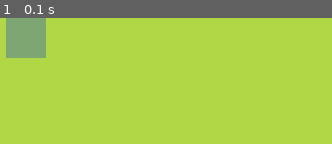
Above: before the commit, frame 1.
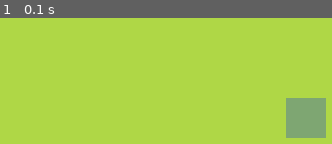
Above: after the commit, the same moment.

Repository: jeanboy44/pygame-snake
Game: pygame game, started from src/app.py
Same seed, same stepped clock (60 frames per second), same inputs: the game is played once before the commit and once after it.
Inputs:
- Up to frame 1 (0.1 s): no input

The runs differ from the first frame. In frame 1, 7.6% of the frame differs, in the area x 1-99%, y 0-96%.

Commit message:
add docstring

Diff:
--- a/src/app.py
+++ b/src/app.py
@@ -7,11 +7,19 @@
 
 class Fruit:
     def __init__(self):
-        self.x = random.randint(0, cell_number - 1)  # nosec: B311
-        self.y = random.randint(0, cell_number - 1)  # nosec: B311
-        self.pos = Vector2(self.x, self.y)
+        """Fruit object
+
+        Attributes:
+            x (int): x position of the object within the grid
+            y (int): y position of the object  within the grid
+            pos (Vector2): x, y position of the object within the grid
+        """
+        self.x: int = random.randint(0, cell_number - 1)  # nosec: B311
+        self.y: int = random.randint(0, cell_number - 1)  # nosec: B311
+        self.pos: Vector2 = Vector2(self.x, self.y)
 
     def draw_fruit(self):
+        """draws the fruit to the screen"""
         fruit_rect = pygame.Rect(
             self.pos.x * cell_size, self.pos.y * cell_size, cell_size, cell_size
         )
